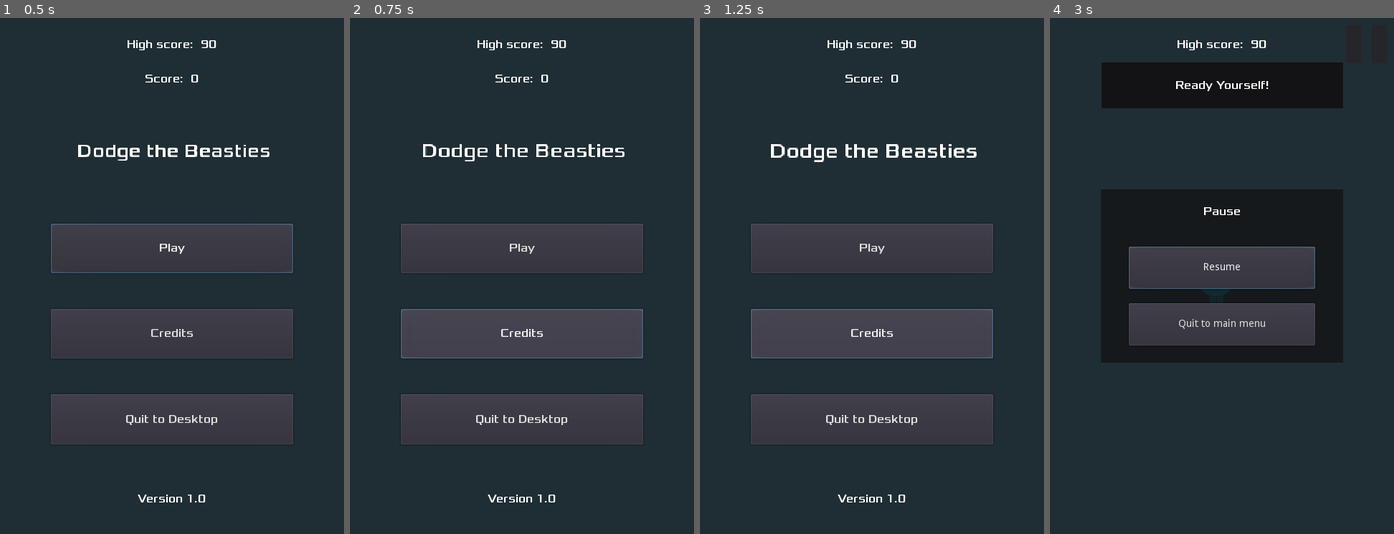
Above: before the commit, frames 1-4 (left to right).
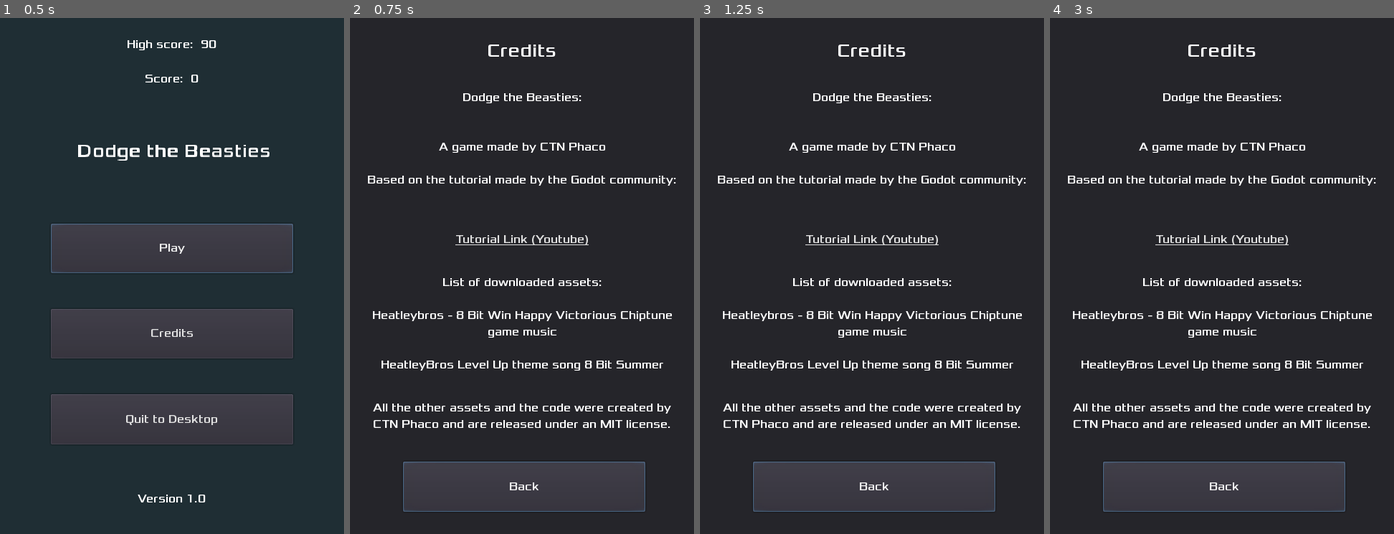
Above: after the commit, the same moments.

Repository: AlixBarreaux/dodge-the-beasties
Game: Godot game, scene res://scenes/Main.tscn
Same seed, same stepped clock (60 frames per second), same inputs: the game is played once before the commit and once after it.
Inputs (mouse positions are in pixels of both pictures, inside the frame that each line leads up to):
- Up to frame 1 (0.5 s): no input
- Up to frame 2 (0.75 s): click "Credits" at 0.5 s
- Up to frame 3 (1.25 s): no input
- Up to frame 4 (3 s): click "Play" at 1.25 s; click (1222, 250) at 2 s, where only the run after the commit has a clickable "Play"; click (1366, 43) at 2.77 s

Frame 1 is identical in both runs. In frame 2, 25% of the frame differs, in the area x 5-95%, y 4-96%; in frame 3, 25%; in frame 4, 16%.

Commit message:
Feature: Implement CreditsMenu

Diff:
--- a/BrowserLinkButton.tscn
+++ b/BrowserLinkButton.tscn
@@ -9,3 +9,5 @@
 focus_mode = 2
 text = "https://www.youtube.com/watch?v=WEt2JHEe-do"
 script = ExtResource( 1 )
+
+[connection signal="pressed" from="." to="." method="_on_pressed"]
--- a/CreditsMenu.tscn
+++ b/CreditsMenu.tscn
@@ -66,11 +66,17 @@
 alignment = 1
 
 [node name="BrowserLinkButton" parent="Panel/VBoxContainer/HBoxContainer" instance=ExtResource( 3 )]
-margin_left = 171.0
-margin_right = 266.0
+margin_left = 125.0
+margin_right = 311.0
 margin_bottom = 20.0
+focus_neighbour_left = NodePath("../../../BackButton")
+focus_neighbour_top = NodePath("../../../BackButton")
+focus_neighbour_right = NodePath("../../../BackButton")
+focus_neighbour_bottom = NodePath("../../../BackButton")
+focus_next = NodePath("../../../BackButton")
+focus_previous = NodePath("../../../BackButton")
 custom_fonts/font = SubResource( 11 )
-text = "Tutorial link"
+text = "Tutorial Link (Youtube)"
 url = "https://www.youtube.com/watch?v=WEt2JHEe-do"
 
 [node name="Label2" type="Label" parent="Panel/VBoxContainer"]
@@ -103,12 +109,12 @@
 margin_top = -101.0
 margin_right = -68.0
 margin_bottom = -31.0
-focus_neighbour_left = NodePath("../QuitToDesktopButton")
-focus_neighbour_top = NodePath("../QuitToDesktopButton")
-focus_neighbour_right = NodePath("../CreditsButton")
-focus_neighbour_bottom = NodePath("../CreditsButton")
-focus_next = NodePath("../CreditsButton")
-focus_previous = NodePath("../QuitToDesktopButton")
+focus_neighbour_left = NodePath("../VBoxContainer/HBoxContainer/BrowserLinkButton")
+focus_neighbour_top = NodePath("../VBoxContainer/HBoxContainer/BrowserLinkButton")
+focus_neighbour_right = NodePath("../VBoxContainer/HBoxContainer/BrowserLinkButton")
+focus_neighbour_bottom = NodePath("../VBoxContainer/HBoxContainer/BrowserLinkButton")
+focus_next = NodePath("../VBoxContainer/HBoxContainer/BrowserLinkButton")
+focus_previous = NodePath("../VBoxContainer/HBoxContainer/BrowserLinkButton")
 size_flags_horizontal = 3
 size_flags_vertical = 3
 custom_fonts/font = SubResource( 10 )
--- a/scenes/gui/CreditsButton.tscn
+++ /dev/null
@@ -1,28 +0,0 @@
-[gd_scene load_steps=4 format=2]
-
-[ext_resource path="res://assets/fonts/xolonium-regular.ttf" type="DynamicFontData" id=1]
-[ext_resource path="res://scripts/gui/credits_button.gd" type="Script" id=2]
-
-[sub_resource type="DynamicFont" id=1]
-font_data = ExtResource( 1 )
-
-[node name="CreditsButton" type="Button"]
-anchor_left = 0.5
-anchor_top = 0.5
-anchor_right = 0.5
-anchor_bottom = 0.5
-margin_left = -136.0
-margin_top = 128.0
-margin_right = 136.0
-margin_bottom = 154.0
-focus_neighbour_top = NodePath("../QuitToDesktopButton")
-focus_neighbour_bottom = NodePath("../QuitToDesktopButton")
-custom_fonts/font = SubResource( 1 )
-text = "Credits"
-script = ExtResource( 2 )
-__meta__ = {
-"_edit_use_anchors_": false,
-"_editor_description_": ""
-}
-
-[connection signal="pressed" from="." to="." method="_on_CreditsButton_pressed"]
--- a/scenes/gui/MainMenu.tscn
+++ b/scenes/gui/MainMenu.tscn
@@ -1,11 +1,10 @@
-[gd_scene load_steps=14 format=2]
+[gd_scene load_steps=13 format=2]
 
 [ext_resource path="res://scripts/gui/main_menu.gd" type="Script" id=1]
 [ext_resource path="res://resources/main_theme.tres" type="Theme" id=2]
 [ext_resource path="res://scenes/gui/RichTextLabelGameName.tscn" type="PackedScene" id=3]
 [ext_resource path="res://assets/fonts/xolonium-regular.ttf" type="DynamicFontData" id=4]
 [ext_resource path="res://CreditsMenu.tscn" type="PackedScene" id=5]
-[ext_resource path="res://scenes/gui/CreditsButton.tscn" type="PackedScene" id=6]
 [ext_resource path="res://scenes/gui/QuitButton.tscn" type="PackedScene" id=7]
 
 [sub_resource type="DynamicFont" id=1]
@@ -126,24 +125,24 @@
 "_editor_description_": ""
 }
 
-[node name="CreditsButton" parent="VBoxContainer" instance=ExtResource( 6 )]
-anchor_left = 0.0
-anchor_top = 0.0
-anchor_right = 0.0
-anchor_bottom = 0.0
-margin_left = 0.0
+[node name="CreditsButton" type="Button" parent="VBoxContainer"]
 margin_top = 119.0
 margin_right = 338.0
 margin_bottom = 188.0
 focus_neighbour_left = NodePath("../PlayButton")
 focus_neighbour_top = NodePath("../PlayButton")
 focus_neighbour_right = NodePath("../QuitToDesktopButton")
+focus_neighbour_bottom = NodePath("../QuitToDesktopButton")
 focus_next = NodePath("../QuitToDesktopButton")
 focus_previous = NodePath("../PlayButton")
 size_flags_horizontal = 3
 size_flags_vertical = 3
 custom_fonts/font = SubResource( 8 )
+text = "Credits"
 icon_align = 1
+__meta__ = {
+"_editor_description_": ""
+}
 
 [node name="QuitToDesktopButton" parent="VBoxContainer" instance=ExtResource( 7 )]
 anchor_left = 0.0
@@ -185,3 +184,5 @@
 
 [connection signal="visibility_changed" from="." to="." method="_on_MainMenu_visibility_changed"]
 [connection signal="pressed" from="VBoxContainer/PlayButton" to="." method="_on_PlayButton_pressed"]
+[connection signal="pressed" from="VBoxContainer/CreditsButton" to="." method="_on_CreditsButton_pressed"]
+[connection signal="visibility_changed" from="CreditsMenu" to="." method="_on_CreditsMenu_visibility_changed"]
--- a/scripts/gui/credits_button.gd
+++ /dev/null
@@ -1,14 +0,0 @@
-extends Button
-
-
-############################### DECLARE VARIABLES ##############################
-
-
-################################# RUN THE CODE #################################
-
-############################### DECLARE FUNCTIONS ##############################
-
-
-func _on_CreditsButton_pressed() -> void:
-	# warning-ignore: return_value_discarded
-	OS.shell_open("https://www.youtube.com/watch?v=WEt2JHEe-do")
--- a/scripts/gui/main_menu.gd
+++ b/scripts/gui/main_menu.gd
@@ -7,6 +7,9 @@
 
 # Node References
 onready var first_element_to_focus: Button = $VBoxContainer/PlayButton
+onready var credits_button: Button = $VBoxContainer/CreditsButton
+onready var credits_menu: Control = $CreditsMenu
+
 onready var animation_player: AnimationPlayer = $AnimationPlayer
 
 
@@ -50,9 +53,21 @@
 	return
 
 
+func _on_CreditsButton_pressed() -> void:
+	self.credits_menu.show()
+	return
+
+
+
 func _on_MainMenu_visibility_changed() -> void:
 	if self.visible:
 		self.first_element_to_focus.grab_focus()
 	else:
 		self.first_element_to_focus.release_focus()
 	return
+
+
+func _on_CreditsMenu_visibility_changed() -> void:
+	if not self.credits_menu.visible:
+		credits_button.grab_focus()
+	return
